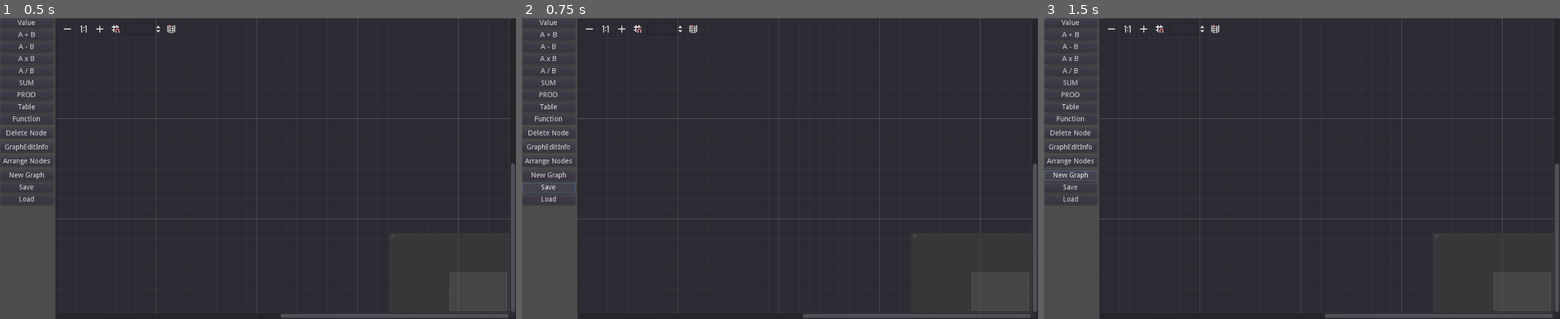
Above: before the commit, frames 1-3 (left to right).
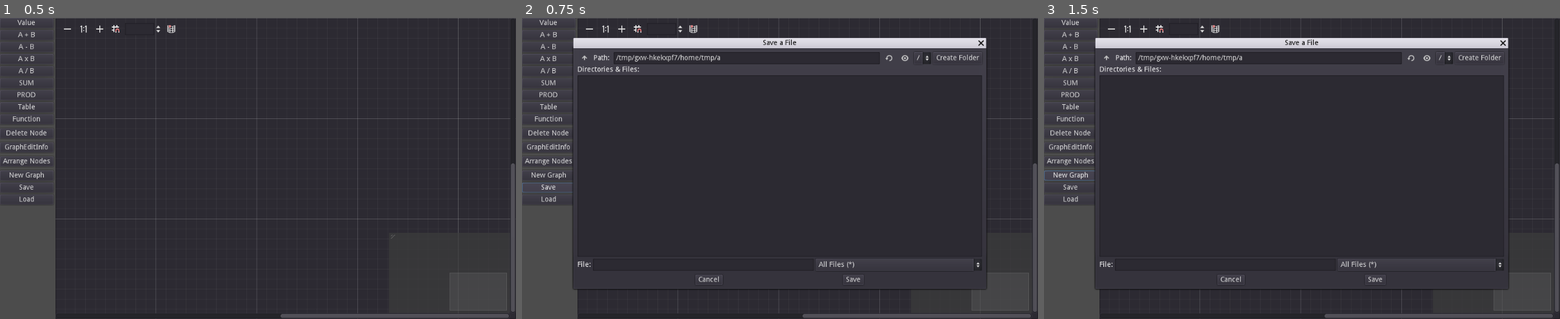
Above: after the commit, the same moments.

Repository: hrk4649/calc_node_editor
Game: Godot game, scene res://main.tscn
Two runs of this game, one before a commit and one after it. Both use one fixed random seed, a clock stepped at 60 frames per second and the inputs below.
Inputs:
- Up to frame 1 (0.5 s): no input
- Up to frame 2 (0.75 s): click "Save" at 0.5 s
- Up to frame 3 (1.5 s): click "New Graph" at 1.25 s

Frame 1 is identical in both runs. In frame 2, 4.5% of the frame differs, in the area x 9-91%, y 6-91%; in frame 3, 4.5%.
Error before the commit: Invalid get index 'FileMode' (on base: 'GDScriptNativeClass'). (res://main.gd:641)

Commit message:
save file

Diff:
--- a/godot3/main.gd
+++ b/godot3/main.gd
@@ -233,7 +233,7 @@
 func save_file(path):
     var file = File.new()
     file.open(path, File.WRITE)
-    var content = JSON.stringify(nodes)
+    var content = JSON.print(nodes)
     file.store_string(content)
     file.close()
 
@@ -638,9 +638,9 @@
 
 func _on_button_save_pressed():
     pass # Replace with function body.
-    fileDialog.file_mode = FileDialog.FileMode.FILE_MODE_SAVE_FILE
-    fileDialog.size = self.size * 0.8
-    fileDialog.position = self.size * 0.5 - fileDialog.size * 0.5
+    fileDialog.mode = FileDialog.MODE_SAVE_FILE
+    fileDialog.rect_size = self.rect_size * 0.8
+    fileDialog.rect_position = self.rect_size * 0.5 - fileDialog.rect_size * 0.5
     fileDialog.show()
 
 func _on_button_load_pressed():
